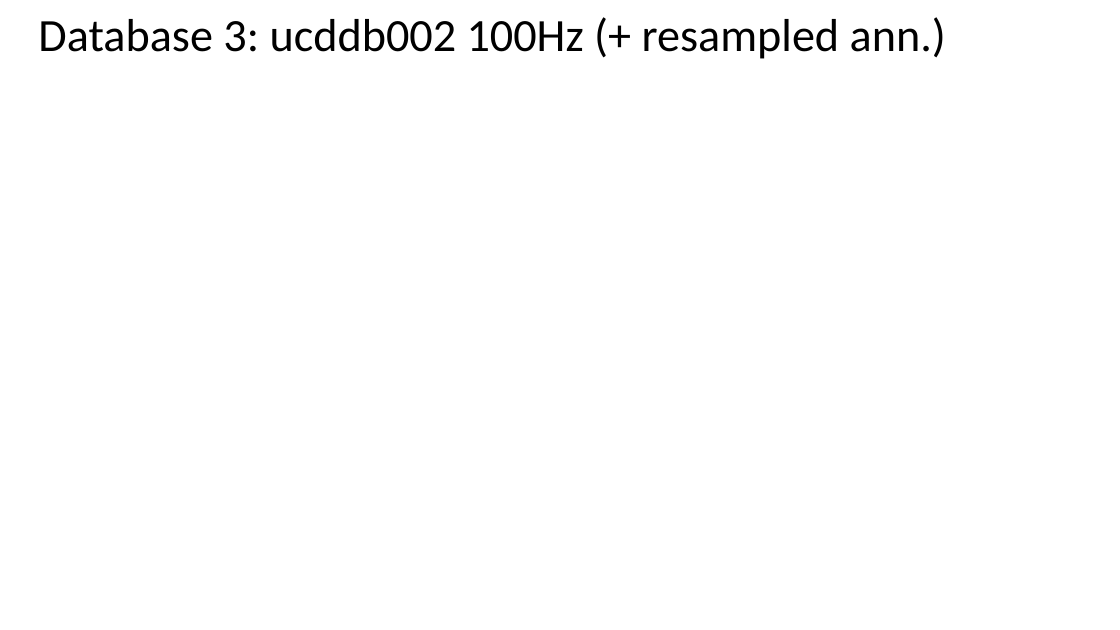
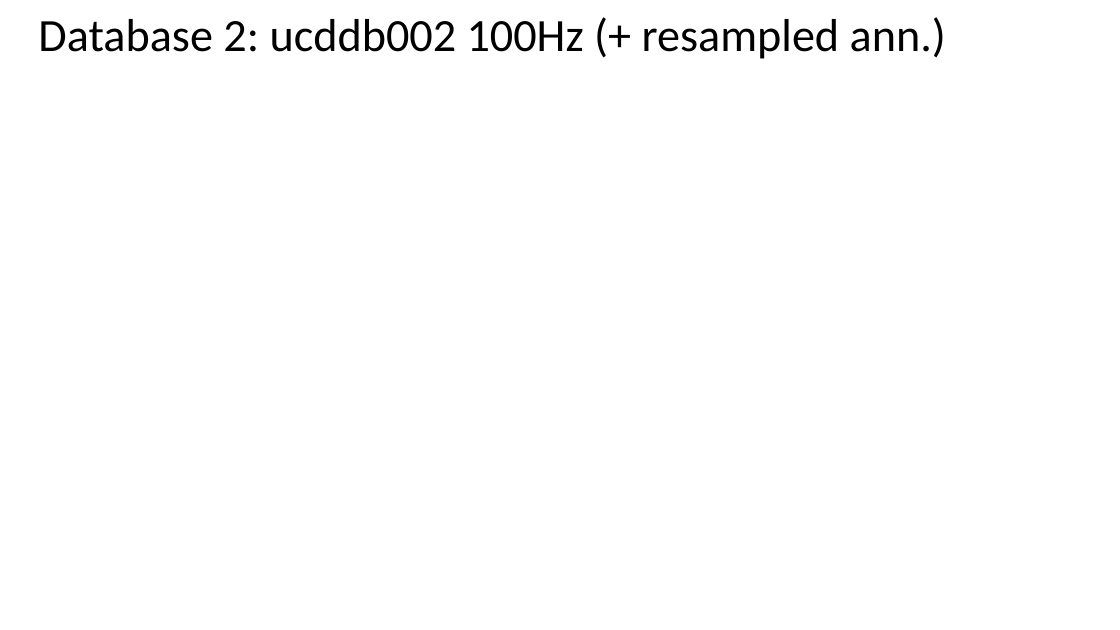
Before and after one commit to AntonioMarsella/github_ecg, a slide deck: slide 3 of db3_ucddb/Resampled/Detecting Sleep Apnea – Projet Period 2 - Resampling - SomeResults.pptx. Drawn at 1120x630 pixels with LibreOffice and Linux fonts; fonts in the diff are those of the drawing; background and template pictures are left out. Boxes give left, top, right and bottom in pixels: in the first picture for what was removed or moved away, otherwise in the second. Text is boxed around its words. In the diff, an @@ line names an element or a change of style, - is before the commit and + after.

Commit message:
Revert "typo: Database 2 -> Database 3"
This reverts commit a0170fdb9f83f744fddd5b95f46ad3e26b22d6be.

```diff
--- a/db3_ucddb/Resampled/Detecting Sleep Apnea – Projet Period 2 - Resampling - SomeResults.pptx
+++ b/db3_ucddb/Resampled/Detecting Sleep Apnea – Projet Period 2 - Resampling - SomeResults.pptx
@@ title at <box>38,17,946,59</box>: text changed @@
-Database 3: ucddb002 100Hz (+ resampled ann.)
+Database 2: ucddb002 100Hz (+ resampled ann.)
```
Also in this commit, not shown: 5 other slides changed, 1 other file.
